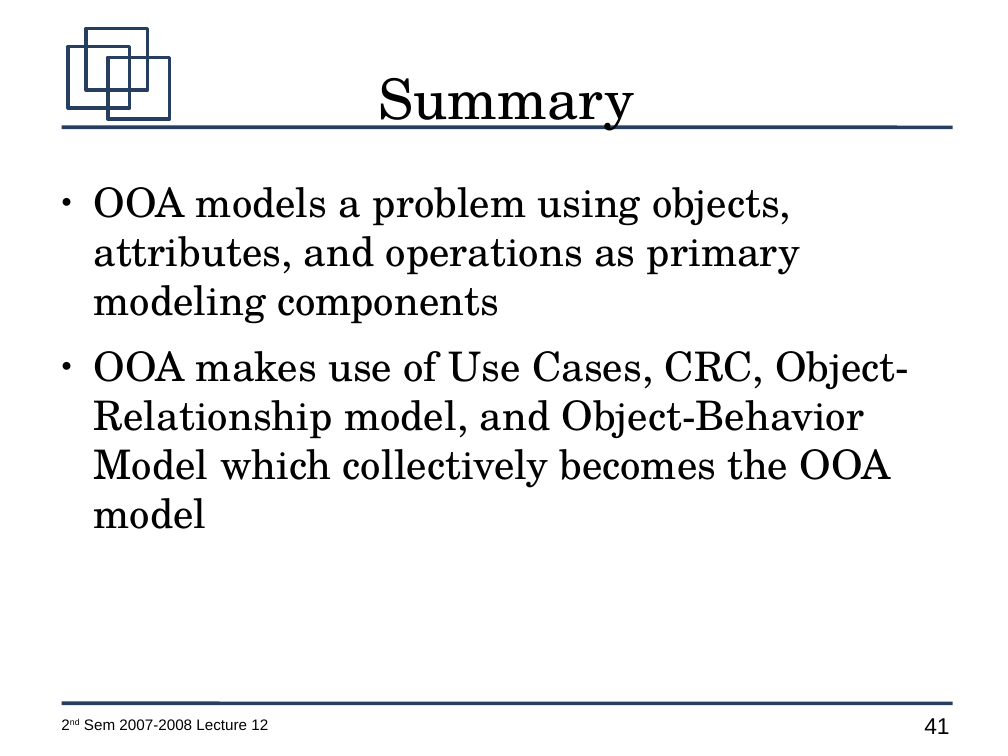
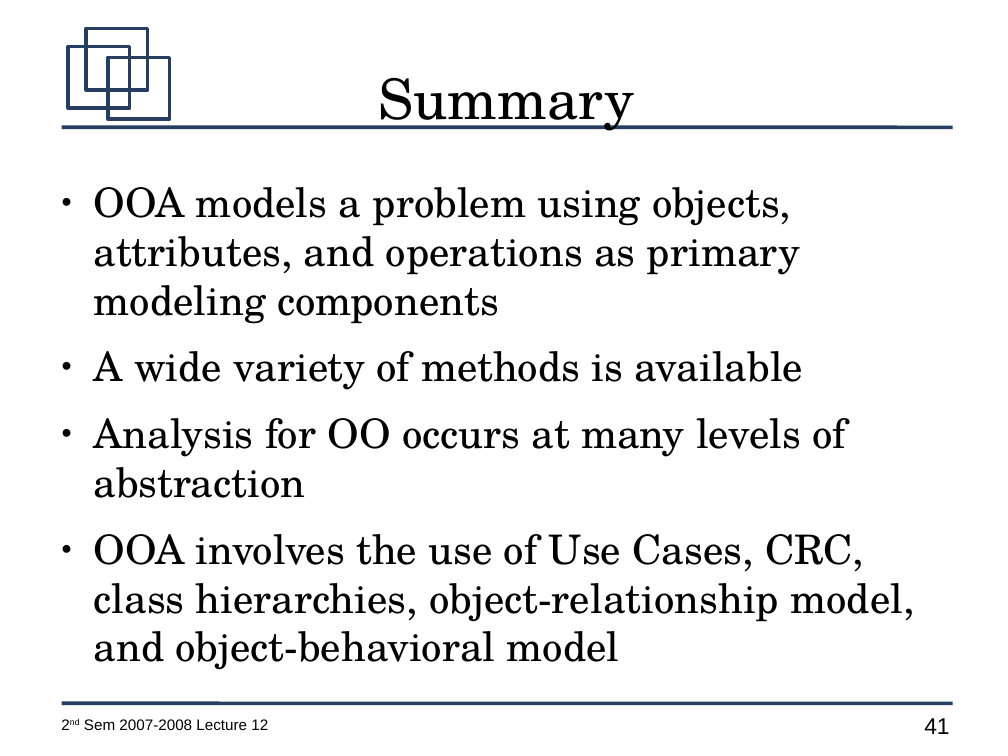
Before and after one commit to jachermocilla/jach-homepage, a slide deck: slide 41 of CMSC128-2nd-Sem-2007-L12.odp. Drawn at 1008x756 pixels with LibreOffice and Linux fonts; fonts in the diff are those of the drawing. Boxes give left, top, right and bottom in pixels: in the first picture for what was removed or moved away, otherwise in the second. Text is boxed around its words. In the diff, an @@ line names an element or a change of style, - is before the commit and + after.

```diff
--- a/CMSC128-2nd-Sem-2007-L12.odp
+++ b/CMSC128-2nd-Sem-2007-L12.odp
@@ text at <box>94,351,915,670</box>: text changed @@
-● OOA makes use of Use Cases, CRC, Object-Relationship model, and Object-Behavior Model which collectively becomes the OOA model
+● A wide variety of methods is available
+● Analysis for OO occurs at many levels of abstraction
+● OOA involves the use of Use Cases, CRC, class hierarchies, object-relationship model, and object-behavioral model
```
